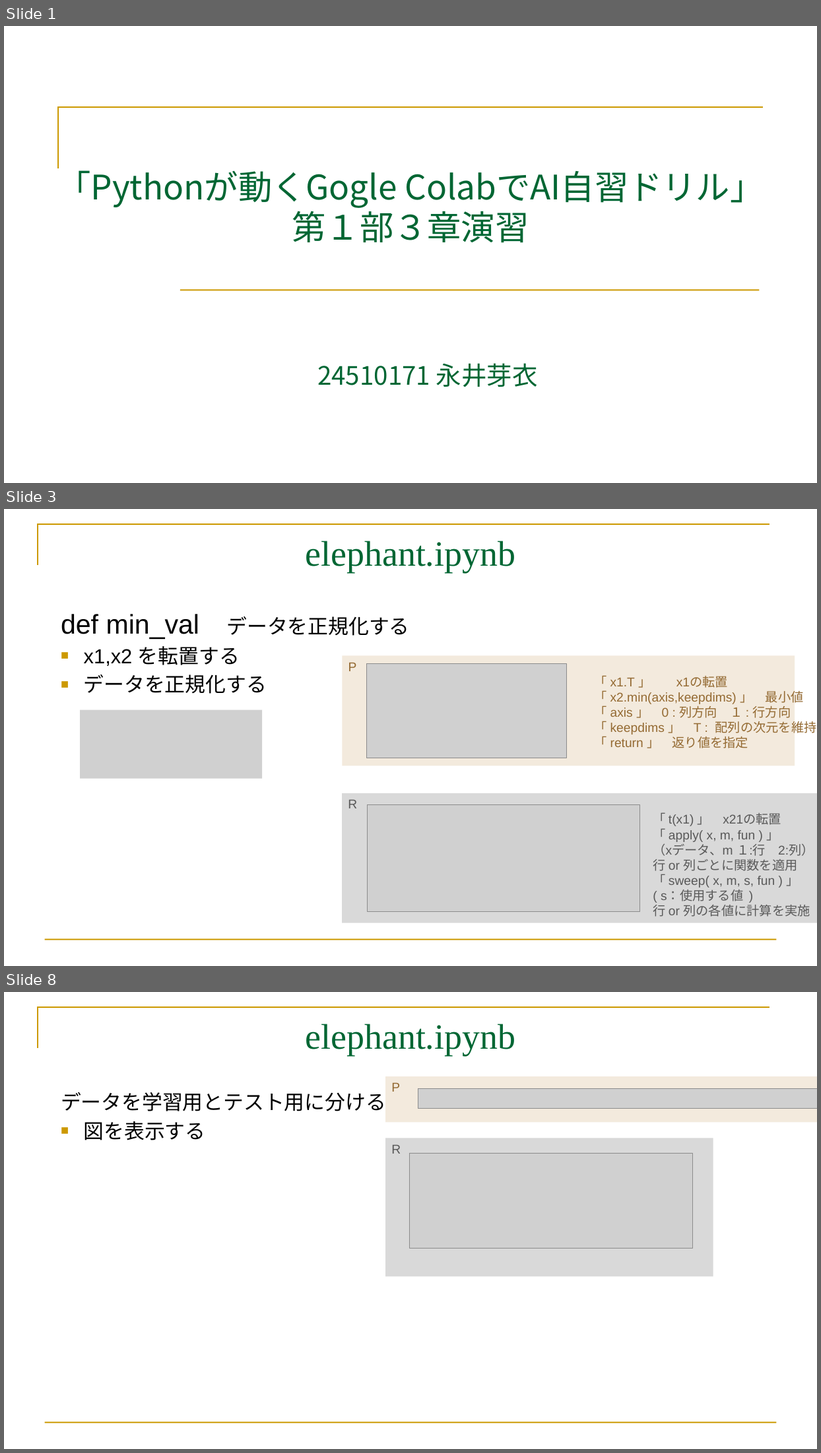
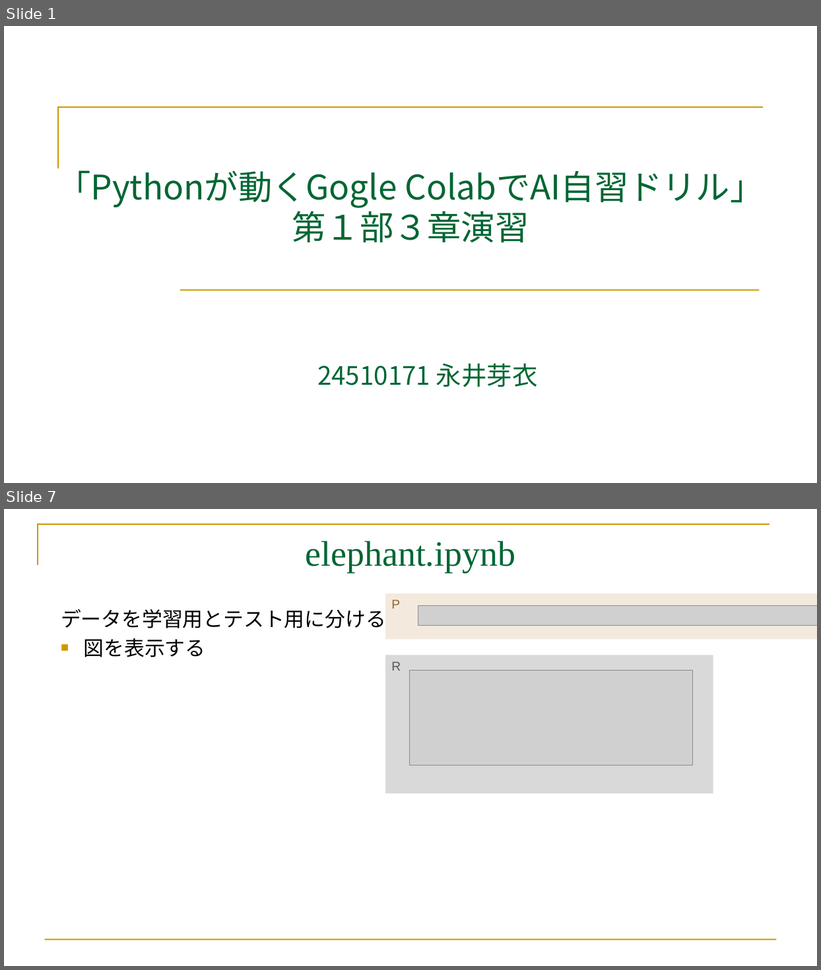
Before and after one commit to mei-517/GoogleColab, a slide deck: GoogleColab.part3.pptx. Shown one above the other, each under a label of ours: slides 1, 3 and 8 before the commit, slides 1 and 7 after it; the slides between them are not shown. The pictures are 821x1453 and 821x970 pixels, drawn with LibreOffice and Linux fonts; fonts in the diff are those of the drawing; grey boxes stand for pictures. Boxes give left, top, right and bottom in pixels: in the first picture for what was removed or moved away, otherwise in the second. Text is boxed around its words. In the diff, an @@ line names an element or a change of style, - is before the commit and + after.

```diff
--- a/GoogleColab.part3.pptx
+++ b/GoogleColab.part3.pptx
@@ slide 3 removed at (4, 509, 817, 966), background #FFFFFF; not listed: 2 template elements that a slide beside it also shows @@
@@ title removed at (306, 541, 516, 573) @@
-elephant.ipynb
@@ text removed at (61, 614, 409, 694) @@
-def min_val データを正規化する
-■ x1,x2 を転置する
-■ データを正規化する
@@ rectangle removed at (342, 656, 795, 766) @@
-P
-「 x1.T 」 x1の転置
-「 x2.min(axis,keepdims) 」 最小値
-「 axis 」 0 : 列方向 １ : 行方向
-「 keepdims 」 T : 配列の次元を維持
-「 return 」 返り値を指定
@@ picture removed at (367, 664, 567, 758) @@
@@ picture removed at (81, 710, 262, 779) @@
@@ rectangle removed at (342, 793, 817, 923) @@
-R
-「 t(x1) 」 x21の転置
-「 apply( x, m, fun ) 」
-（xデータ、m １:行 2:列）
-行 or 列ごとに関数を適用
-「 sweep( x, m, s, fun ) 」
-( s：使用する値 )
-行 or 列の各値に計算を実施
@@ picture removed at (367, 805, 640, 912) @@
@@ what was slide 8 is now slide 7 @@
```
Also in this commit, not shown: 2 slides changed, 5 slides added, 3 other slides removed, 7 other files.
